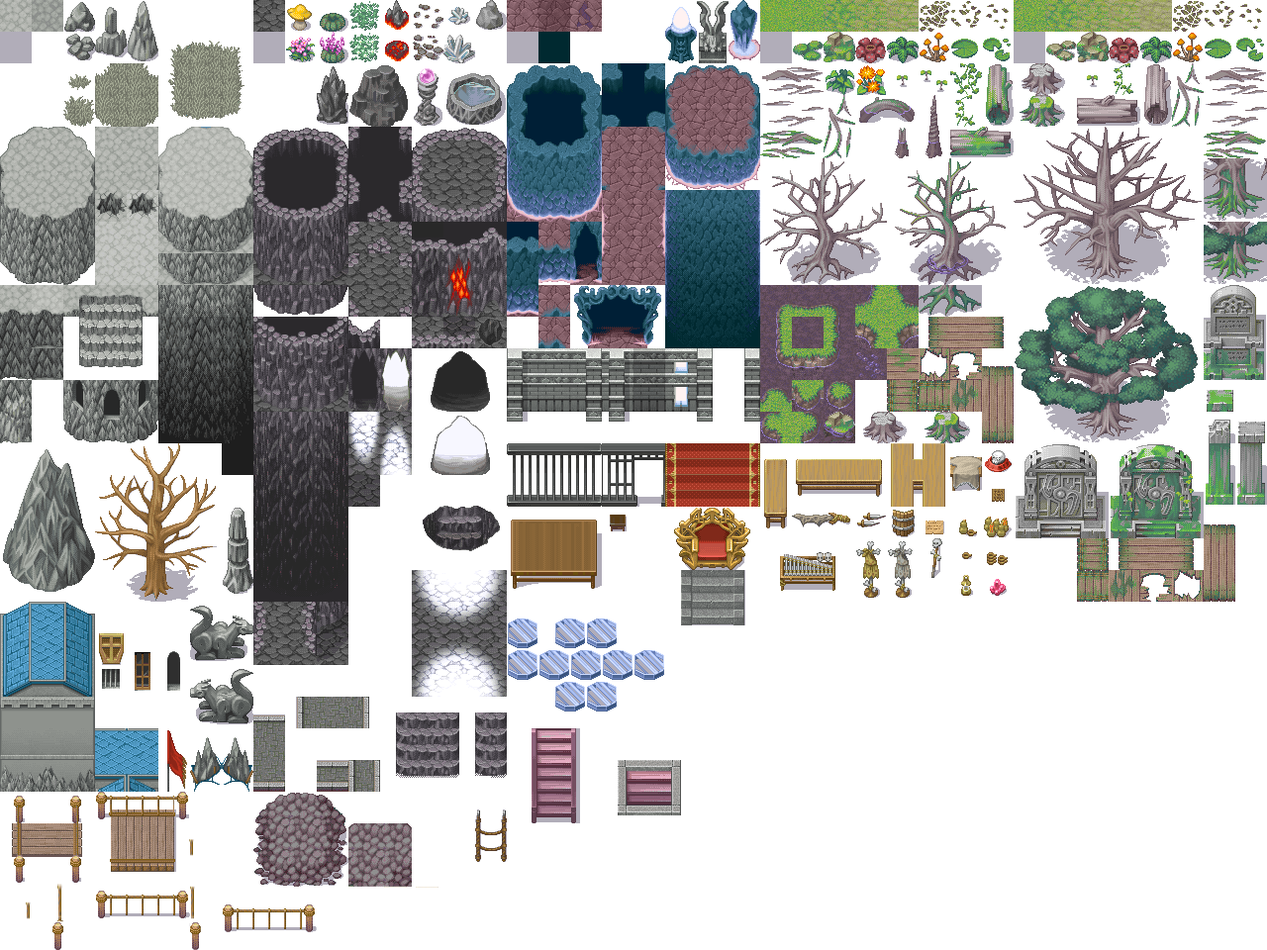
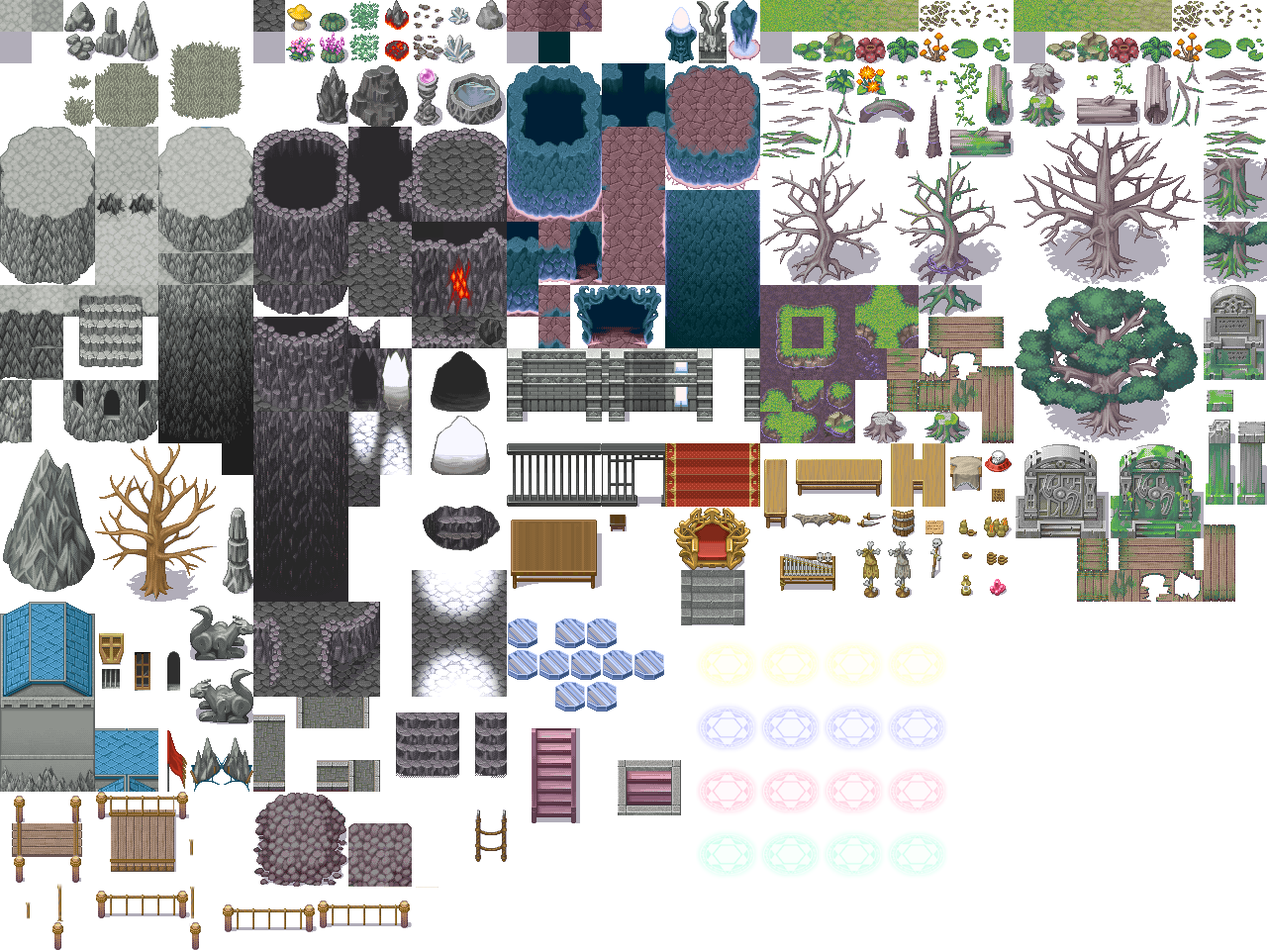
Layer changes from the first (1267, 950) image to the second:
added layer "Calque 18" above "Calque 17" over [364, 649, 381, 666]
added layer "Calque 17" above "Calque 5" over [253, 601, 381, 697]
painted on "Calque 5" over [253, 601, 349, 666]
added layer "Calque 15" above "Calque 4" over [695, 640, 948, 879]
added layer "Calque 19" above "Calque 12" over [317, 900, 412, 929]
